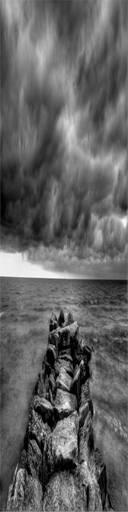
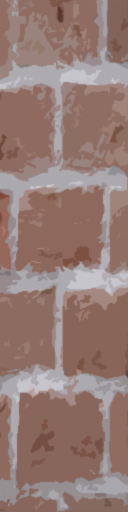
Before/after of a 128 x 512 layered artwork. What changed in the layer stack:
added layer "Layer 2 copy" above "Layer 2" over 0, 0, 128, 512
added layer "Layer 2" above "Layer 1 copy 3" over 0, 0, 128, 512
hid "Layer 1" over 0, 0, 128, 512
